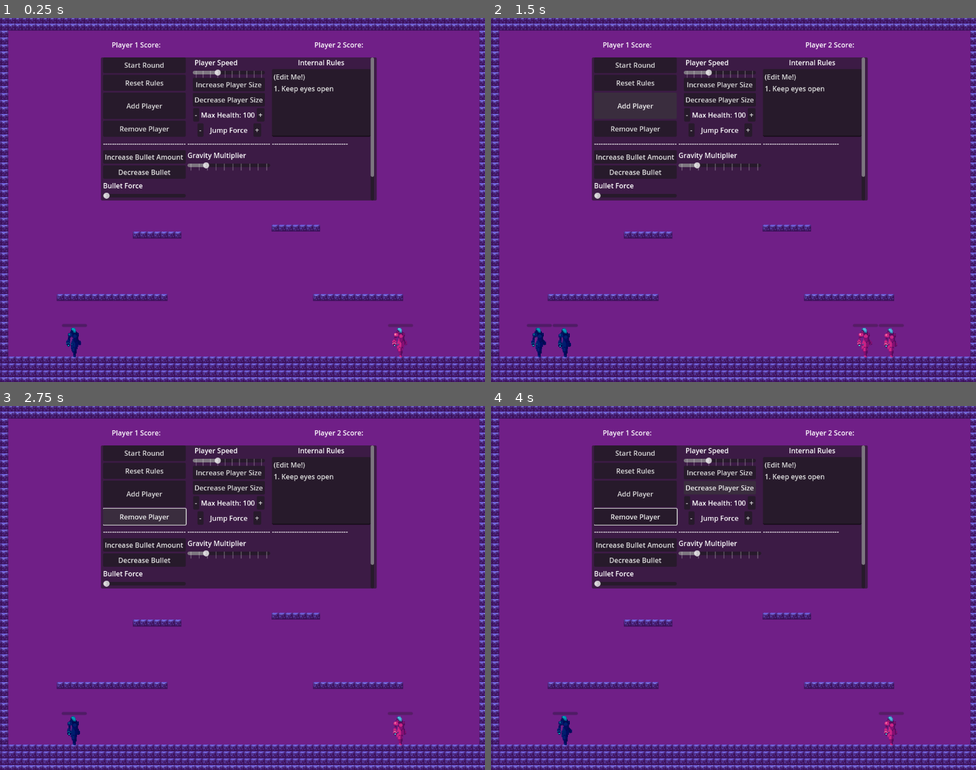
Above: before the commit, frames 1-4 (two rows, left to right).
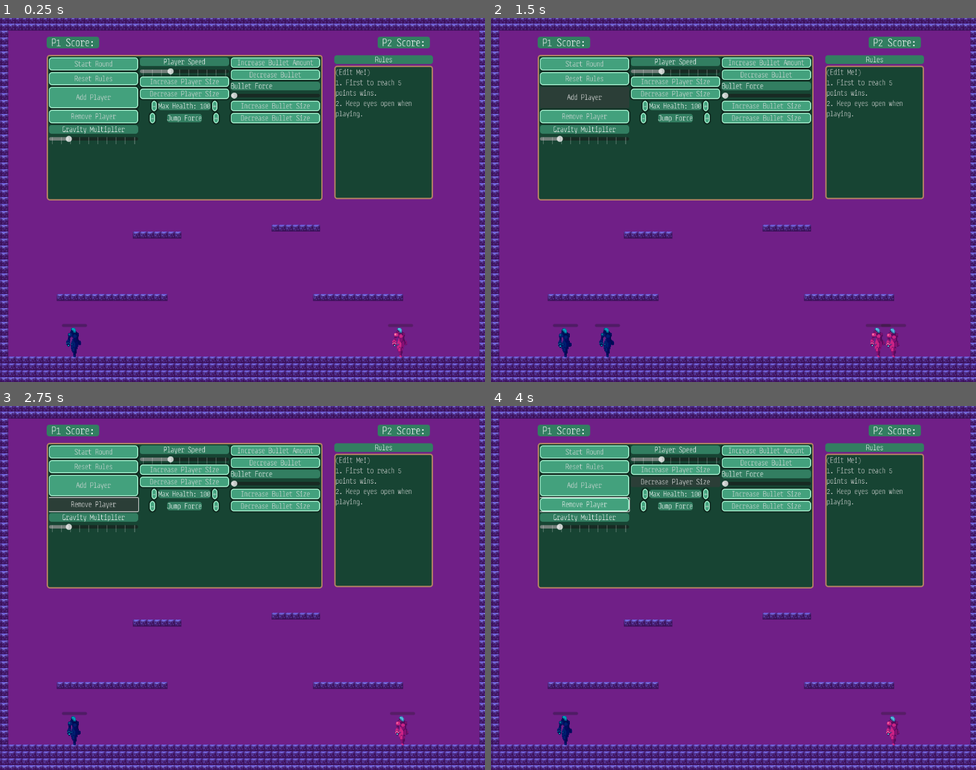
Above: after the commit, the same moments.

Repository: dorukbalci/Player-Discretion-is-Advised
Game: Godot game, scene res://Levels/01- Pre-drinks/MainScene.tscn
Two runs of this game, one before a commit and one after it. Both use one fixed random seed, a clock stepped at 60 frames per second and the inputs below. The project has no main scene, so this scene is started directly.
Inputs:
- Up to frame 1 (0.25 s): no input
- Up to frame 2 (1.5 s): click "Reset Rules" at 0.5 s; click "Add Player" at 1.25 s
- Up to frame 3 (2.75 s): click "Remove Player" at 2 s
- Up to frame 4 (4 s): click "Increase Player Size" at 2.75 s; click "Decrease Player Size" at 3.5 s

The runs differ from the first frame. In frame 1, 32% of the frame differs, in the area x 9-90%, y 5-51%; in frame 2, 33%, in the area x 7-90%, y 5-94%; in frame 3, 32%; in frame 4, 32%.

Commit message:
Implemented Round Progression and Scores and Basic UI Theming
Quite a lot on this one. I think the biggest one was the revelation that for some rules, translating them from a material rule to an internal rule opens up possibilities, and can help me avoid some extra work. I will be on the lookout for other applications of how I might translate rules.

Diff:
--- a/Components/Player/Player.gd
+++ b/Components/Player/Player.gd
@@ -24,6 +24,7 @@
 @export var jumpForce : int = 300
 @export var jump_hspeed := 1000
 
+var damageable = false
 @export var max_health:=100
 @export var min_health:=0
 var current_health = 100
@@ -31,7 +32,6 @@
 
 enum playerState {Idle, Run, Jump, Shoot}
 var current_state : playerState
-
 var character_sprite : Sprite2D
 
 func _ready() -> void:
@@ -136,9 +136,10 @@
 		print('Bullet Entered')
 
 func update_health(change : int):
-	current_health += change
-	healthbar.value = current_health
-	pass
+	if damageable:
+		current_health += change
+		healthbar.value = current_health
+
 
 func die(delta:float):
 	if current_health <= 0:
--- a/Levels/01- Pre-drinks/MainScene.tscn
+++ b/Levels/01- Pre-drinks/MainScene.tscn
@@ -1,9 +1,10 @@
-[gd_scene load_steps=6 format=3 uid="uid://bsss8r8s08osv"]
+[gd_scene load_steps=7 format=3 uid="uid://bsss8r8s08osv"]
 
 [ext_resource type="Script" path="res://Levels/01- Pre-drinks/RuleManager.gd" id="1_w7yjp"]
 [ext_resource type="PackedScene" uid="uid://buu2hemimtnb4" path="res://Components/Player/Player1.tscn" id="2_nb616"]
 [ext_resource type="PackedScene" uid="uid://drcjdrtvame80" path="res://Components/Player/Player2.tscn" id="3_vy1c8"]
 [ext_resource type="PackedScene" uid="uid://brb7q32ain8xn" path="res://Components/Tilemap/tile_map.tscn" id="4_jfbn1"]
+[ext_resource type="Theme" uid="uid://cvu8oy11tpw51" path="res://Utility/MainTheme.tres" id="4_nni5d"]
 
 [sub_resource type="Theme" id="Theme_0hh8x"]
 Button/fonts/font = null
@@ -16,57 +17,94 @@
 [node name="Canvas Layer" type="CanvasLayer" parent="."]
 
 [node name="Scores" type="HBoxContainer" parent="Canvas Layer"]
-offset_left = 258.0
+offset_left = 108.0
 offset_top = 33.0
-offset_right = 839.0
-offset_bottom = 90.0
+offset_right = 993.0
+offset_bottom = 81.0
+theme = ExtResource("4_nni5d")
 
 [node name="Player1" type="Label" parent="Canvas Layer/Scores"]
 layout_mode = 2
 size_flags_horizontal = 0
-text = "Player 1 Score:"
+theme_override_font_sizes/font_size = 22
+text = " P1 Score: "
 
 [node name="Player2" type="Label" parent="Canvas Layer/Scores"]
 layout_mode = 2
 size_flags_horizontal = 10
-text = "Player 2 Score:"
-
-[node name="Rule BG" type="PanelContainer" parent="Canvas Layer"]
-offset_left = 233.0
-offset_top = 91.0
-offset_right = 870.0
+theme_override_font_sizes/font_size = 22
+text = " P2 Score: "
+
+[node name="DeckParent" type="Control" parent="Canvas Layer"]
+layout_mode = 3
+anchors_preset = 0
+offset_right = 40.0
+offset_bottom = 40.0
+theme = ExtResource("4_nni5d")
+
+[node name="Rule BG" type="PanelContainer" parent="Canvas Layer/DeckParent"]
+layout_mode = 0
+offset_left = 108.0
+offset_top = 85.0
+offset_right = 745.0
 offset_bottom = 421.0
 mouse_filter = 1
 
-[node name="Rule Panel" type="ScrollContainer" parent="Canvas Layer"]
-offset_left = 238.0
+[node name="INTERNAL RULES" type="VBoxContainer" parent="Canvas Layer/DeckParent"]
+layout_mode = 0
+offset_left = 772.0
+offset_top = 86.0
+offset_right = 1000.0
+offset_bottom = 418.0
+size_flags_horizontal = 3
+size_flags_vertical = 3
+
+[node name="InternalRules" type="Label" parent="Canvas Layer/DeckParent/INTERNAL RULES"]
+layout_mode = 2
+text = "Rules"
+horizontal_alignment = 1
+
+[node name="InternalRulesEdit" type="TextEdit" parent="Canvas Layer/DeckParent/INTERNAL RULES"]
+layout_mode = 2
+size_flags_horizontal = 3
+size_flags_vertical = 3
+text = "(Edit Me!)
+1. First to reach 5 points wins.
+2. Keep eyes open when playing."
+wrap_mode = 1
+scroll_smooth = true
+
+[node name="Rule Panel" type="ScrollContainer" parent="Canvas Layer/DeckParent"]
+layout_mode = 0
+offset_left = 113.0
 offset_top = 91.0
-offset_right = 864.0
+offset_right = 739.0
 offset_bottom = 421.0
 
-[node name="GridContainer" type="GridContainer" parent="Canvas Layer/Rule Panel"]
+[node name="GridContainer" type="GridContainer" parent="Canvas Layer/DeckParent/Rule Panel"]
 layout_direction = 2
 layout_mode = 2
 size_flags_horizontal = 3
 size_flags_stretch_ratio = 2.31
 columns = 3
 
-[node name="VBoxContainer1" type="VBoxContainer" parent="Canvas Layer/Rule Panel/GridContainer"]
-layout_mode = 2
-
-[node name="Start" type="Button" parent="Canvas Layer/Rule Panel/GridContainer/VBoxContainer1"]
+[node name="VBoxContainer1" type="VBoxContainer" parent="Canvas Layer/DeckParent/Rule Panel/GridContainer"]
+layout_mode = 2
+size_flags_horizontal = 3
+
+[node name="StartRound" type="Button" parent="Canvas Layer/DeckParent/Rule Panel/GridContainer/VBoxContainer1"]
 layout_mode = 2
 size_flags_vertical = 3
 theme = SubResource("Theme_0hh8x")
 text = "Start Round"
 
-[node name="Reset Rules" type="Button" parent="Canvas Layer/Rule Panel/GridContainer/VBoxContainer1"]
+[node name="Reset Rules" type="Button" parent="Canvas Layer/DeckParent/Rule Panel/GridContainer/VBoxContainer1"]
 layout_mode = 2
 size_flags_vertical = 3
 text = "Reset Rules
 "
 
-[node name="Add Self" type="Button" parent="Canvas Layer/Rule Panel/GridContainer/VBoxContainer1"]
+[node name="Add Self" type="Button" parent="Canvas Layer/DeckParent/Rule Panel/GridContainer/VBoxContainer1"]
 layout_mode = 2
 size_flags_horizontal = 3
 size_flags_vertical = 3
@@ -74,23 +112,23 @@
 focus_mode = 0
 text = "Add Player"
 
-[node name="Remove Player" type="Button" parent="Canvas Layer/Rule Panel/GridContainer/VBoxContainer1"]
+[node name="Remove Player" type="Button" parent="Canvas Layer/DeckParent/Rule Panel/GridContainer/VBoxContainer1"]
 layout_mode = 2
 size_flags_vertical = 3
 text = "Remove Player"
 
-[node name="VBoxContainer2" type="VBoxContainer" parent="Canvas Layer/Rule Panel/GridContainer"]
-layout_mode = 2
-size_flags_horizontal = 4
-size_flags_vertical = 3
-
-[node name="Speed" type="Label" parent="Canvas Layer/Rule Panel/GridContainer/VBoxContainer2"]
-layout_mode = 2
-size_flags_horizontal = 0
-text = " Player Speed    "
+[node name="VBoxContainer2" type="VBoxContainer" parent="Canvas Layer/DeckParent/Rule Panel/GridContainer"]
+layout_mode = 2
+size_flags_horizontal = 3
+size_flags_vertical = 3
+
+[node name="Speed" type="Label" parent="Canvas Layer/DeckParent/Rule Panel/GridContainer/VBoxContainer2"]
+layout_mode = 2
+text = "  Player Speed  "
 horizontal_alignment = 1
-
-[node name="SpeedSlider" type="HSlider" parent="Canvas Layer/Rule Panel/GridContainer/VBoxContainer2"]
+vertical_alignment = 1
+
+[node name="SpeedSlider" type="HSlider" parent="Canvas Layer/DeckParent/Rule Panel/GridContainer/VBoxContainer2"]
 layout_mode = 2
 min_value = 5000.0
 max_value = 50000.0
@@ -98,7 +136,7 @@
 tick_count = 10
 ticks_on_borders = true
 
-[node name="Increase Size" type="Button" parent="Canvas Layer/Rule Panel/GridContainer/VBoxContainer2"]
+[node name="Increase Size" type="Button" parent="Canvas Layer/DeckParent/Rule Panel/GridContainer/VBoxContainer2"]
 layout_mode = 2
 size_flags_horizontal = 3
 size_flags_vertical = 3
@@ -106,7 +144,7 @@
 focus_mode = 0
 text = "Increase Player Size"
 
-[node name="Decrease Size" type="Button" parent="Canvas Layer/Rule Panel/GridContainer/VBoxContainer2"]
+[node name="Decrease Size" type="Button" parent="Canvas Layer/DeckParent/Rule Panel/GridContainer/VBoxContainer2"]
 layout_mode = 2
 size_flags_horizontal = 3
 size_flags_vertical = 3
@@ -114,114 +152,88 @@
 focus_mode = 0
 text = "Decrease Player Size"
 
-[node name="Health" type="HBoxContainer" parent="Canvas Layer/Rule Panel/GridContainer/VBoxContainer2"]
+[node name="Health" type="HBoxContainer" parent="Canvas Layer/DeckParent/Rule Panel/GridContainer/VBoxContainer2"]
 layout_mode = 2
 size_flags_horizontal = 4
 
-[node name="Button2" type="Button" parent="Canvas Layer/Rule Panel/GridContainer/VBoxContainer2/Health"]
+[node name="Button2" type="Button" parent="Canvas Layer/DeckParent/Rule Panel/GridContainer/VBoxContainer2/Health"]
 layout_mode = 2
 size_flags_horizontal = 6
 text = "-"
 
-[node name="Label" type="Label" parent="Canvas Layer/Rule Panel/GridContainer/VBoxContainer2/Health"]
+[node name="Label" type="Label" parent="Canvas Layer/DeckParent/Rule Panel/GridContainer/VBoxContainer2/Health"]
 layout_mode = 2
 size_flags_horizontal = 6
 text = "Max Health: 100"
 
-[node name="Button" type="Button" parent="Canvas Layer/Rule Panel/GridContainer/VBoxContainer2/Health"]
+[node name="Button" type="Button" parent="Canvas Layer/DeckParent/Rule Panel/GridContainer/VBoxContainer2/Health"]
 layout_mode = 2
 size_flags_horizontal = 6
 text = "+"
 
-[node name="Jump" type="HBoxContainer" parent="Canvas Layer/Rule Panel/GridContainer/VBoxContainer2"]
-layout_mode = 2
-
-[node name="DecreaseJumpForce" type="Button" parent="Canvas Layer/Rule Panel/GridContainer/VBoxContainer2/Jump"]
+[node name="Jump" type="HBoxContainer" parent="Canvas Layer/DeckParent/Rule Panel/GridContainer/VBoxContainer2"]
+layout_mode = 2
+
+[node name="DecreaseJumpForce" type="Button" parent="Canvas Layer/DeckParent/Rule Panel/GridContainer/VBoxContainer2/Jump"]
 layout_mode = 2
 size_flags_horizontal = 6
 text = "-"
 
-[node name="Label" type="Label" parent="Canvas Layer/Rule Panel/GridContainer/VBoxContainer2/Jump"]
+[node name="Label" type="Label" parent="Canvas Layer/DeckParent/Rule Panel/GridContainer/VBoxContainer2/Jump"]
 layout_mode = 2
 size_flags_horizontal = 6
 text = "Jump Force"
 
-[node name="IncreaseJumpForce2" type="Button" parent="Canvas Layer/Rule Panel/GridContainer/VBoxContainer2/Jump"]
+[node name="IncreaseJumpForce2" type="Button" parent="Canvas Layer/DeckParent/Rule Panel/GridContainer/VBoxContainer2/Jump"]
 layout_mode = 2
 size_flags_horizontal = 6
 text = "+"
 
-[node name="VBoxContainer3" type="VBoxContainer" parent="Canvas Layer/Rule Panel/GridContainer"]
-layout_mode = 2
-size_flags_horizontal = 3
-size_flags_vertical = 3
-
-[node name="InternalRules" type="Label" parent="Canvas Layer/Rule Panel/GridContainer/VBoxContainer3"]
-layout_mode = 2
-text = "Internal Rules"
-horizontal_alignment = 1
-
-[node name="InternalRulesEdit" type="TextEdit" parent="Canvas Layer/Rule Panel/GridContainer/VBoxContainer3"]
-layout_mode = 2
-size_flags_horizontal = 3
-size_flags_vertical = 3
-text = "(Edit Me!)
-1. Keep eyes open"
-scroll_smooth = true
-
-[node name="Label" type="Label" parent="Canvas Layer/Rule Panel/GridContainer"]
-layout_mode = 2
-text = "-------------------------------------"
-
-[node name="Label2" type="Label" parent="Canvas Layer/Rule Panel/GridContainer"]
-layout_mode = 2
-text = "-------------------------------------"
-
-[node name="Label3" type="Label" parent="Canvas Layer/Rule Panel/GridContainer"]
-layout_mode = 2
-text = "----------------------------------"
-
-[node name="VBoxContainer" type="VBoxContainer" parent="Canvas Layer/Rule Panel/GridContainer"]
-layout_mode = 2
-
-[node name="Increase Bullet" type="Button" parent="Canvas Layer/Rule Panel/GridContainer/VBoxContainer"]
+[node name="VBoxContainer" type="VBoxContainer" parent="Canvas Layer/DeckParent/Rule Panel/GridContainer"]
+layout_mode = 2
+size_flags_horizontal = 3
+
+[node name="Increase Bullet" type="Button" parent="Canvas Layer/DeckParent/Rule Panel/GridContainer/VBoxContainer"]
 layout_mode = 2
 text = "Increase Bullet Amount
 "
 
-[node name="DecreaseBullet" type="Button" parent="Canvas Layer/Rule Panel/GridContainer/VBoxContainer"]
+[node name="DecreaseBullet" type="Button" parent="Canvas Layer/DeckParent/Rule Panel/GridContainer/VBoxContainer"]
 layout_mode = 2
 text = "Decrease Bullet
 "
 
-[node name="Bullet Force" type="Label" parent="Canvas Layer/Rule Panel/GridContainer/VBoxContainer"]
+[node name="Bullet Force" type="Label" parent="Canvas Layer/DeckParent/Rule Panel/GridContainer/VBoxContainer"]
 layout_mode = 2
 text = "Bullet Force"
 
-[node name="BulletForceSlider" type="HSlider" parent="Canvas Layer/Rule Panel/GridContainer/VBoxContainer"]
+[node name="BulletForceSlider" type="HSlider" parent="Canvas Layer/DeckParent/Rule Panel/GridContainer/VBoxContainer"]
 layout_mode = 2
 min_value = 500.0
 max_value = 20000.0
 value = 500.0
 
-[node name="IncreaseBulletSize" type="Button" parent="Canvas Layer/Rule Panel/GridContainer/VBoxContainer"]
+[node name="IncreaseBulletSize" type="Button" parent="Canvas Layer/DeckParent/Rule Panel/GridContainer/VBoxContainer"]
 layout_mode = 2
 size_flags_vertical = 3
 text = "Increase Bullet Size"
 
-[node name="DecreaseBulletSize" type="Button" parent="Canvas Layer/Rule Panel/GridContainer/VBoxContainer"]
+[node name="DecreaseBulletSize" type="Button" parent="Canvas Layer/DeckParent/Rule Panel/GridContainer/VBoxContainer"]
 layout_mode = 2
 size_flags_vertical = 3
 text = "Decrease Bullet Size"
 
-[node name="VBoxContainer4" type="VBoxContainer" parent="Canvas Layer/Rule Panel/GridContainer"]
-layout_mode = 2
-
-[node name="Gravity Multiplier" type="Label" parent="Canvas Layer/Rule Panel/GridContainer/VBoxContainer4"]
+[node name="VBoxContainer4" type="VBoxContainer" parent="Canvas Layer/DeckParent/Rule Panel/GridContainer"]
+layout_mode = 2
+size_flags_horizontal = 3
+
+[node name="Gravity Multiplier" type="Label" parent="Canvas Layer/DeckParent/Rule Panel/GridContainer/VBoxContainer4"]
 layout_mode = 2
 text = "Gravity Multiplier"
-
-[node name="Gravity Slider" type="HSlider" parent="Canvas Layer/Rule Panel/GridContainer/VBoxContainer4"]
+horizontal_alignment = 1
+vertical_alignment = 1
+
+[node name="Gravity Slider" type="HSlider" parent="Canvas Layer/DeckParent/Rule Panel/GridContainer/VBoxContainer4"]
 layout_mode = 2
 max_value = 5000.0
 value = 1000.0
@@ -252,21 +264,24 @@
 [node name="Player2" parent="Players" instance=ExtResource("3_vy1c8")]
 position = Vector2(925, 756)
 
-[node name="Timer" type="Timer" parent="."]
-wait_time = 2.0
-autostart = true
-
-[connection signal="pressed" from="Canvas Layer/Rule Panel/GridContainer/VBoxContainer1/Start" to="." method="_on_start_pressed"]
-[connection signal="pressed" from="Canvas Layer/Rule Panel/GridContainer/VBoxContainer1/Reset Rules" to="." method="_on_reset_rules_pressed"]
-[connection signal="pressed" from="Canvas Layer/Rule Panel/GridContainer/VBoxContainer1/Add Self" to="." method="_on_add_self_pressed"]
-[connection signal="pressed" from="Canvas Layer/Rule Panel/GridContainer/VBoxContainer1/Remove Player" to="." method="_on_remove_player_pressed"]
-[connection signal="value_changed" from="Canvas Layer/Rule Panel/GridContainer/VBoxContainer2/SpeedSlider" to="." method="_on_h_slider_value_changed"]
-[connection signal="pressed" from="Canvas Layer/Rule Panel/GridContainer/VBoxContainer2/Increase Size" to="." method="_on_increase_size_pressed"]
-[connection signal="pressed" from="Canvas Layer/Rule Panel/GridContainer/VBoxContainer2/Decrease Size" to="." method="_on_decrease_size_pressed"]
-[connection signal="pressed" from="Canvas Layer/Rule Panel/GridContainer/VBoxContainer2/Jump/DecreaseJumpForce" to="." method="_on_decrease_jump_force_pressed"]
-[connection signal="pressed" from="Canvas Layer/Rule Panel/GridContainer/VBoxContainer2/Jump/IncreaseJumpForce2" to="." method="_on_increase_jump_force_2_pressed"]
-[connection signal="value_changed" from="Canvas Layer/Rule Panel/GridContainer/VBoxContainer/BulletForceSlider" to="." method="_on_bullet_force_slider_value_changed"]
-[connection signal="pressed" from="Canvas Layer/Rule Panel/GridContainer/VBoxContainer/IncreaseBulletSize" to="." method="_on_increase_bullet_size_pressed"]
-[connection signal="pressed" from="Canvas Layer/Rule Panel/GridContainer/VBoxContainer/DecreaseBulletSize" to="." method="_on_decrease_bullet_size_pressed"]
-[connection signal="value_changed" from="Canvas Layer/Rule Panel/GridContainer/VBoxContainer4/Gravity Slider" to="." method="_on_gravity_slider_value_changed"]
-[connection signal="timeout" from="Timer" to="." method="_on_timer_timeout"]
+[node name="SpawnPoints" type="Node2D" parent="."]
+
+[node name="P1spawn" type="Marker2D" parent="SpawnPoints"]
+position = Vector2(269, 768)
+
+[node name="P2spawn" type="Marker2D" parent="SpawnPoints"]
+position = Vector2(899, 768)
+
+[connection signal="pressed" from="Canvas Layer/DeckParent/Rule Panel/GridContainer/VBoxContainer1/StartRound" to="." method="_on_start_round_pressed"]
+[connection signal="pressed" from="Canvas Layer/DeckParent/Rule Panel/GridContainer/VBoxContainer1/Reset Rules" to="." method="_on_reset_rules_pressed"]
+[connection signal="pressed" from="Canvas Layer/DeckParent/Rule Panel/GridContainer/VBoxContainer1/Add Self" to="." method="_on_add_self_pressed"]
+[connection signal="pressed" from="Canvas Layer/DeckParent/Rule Panel/GridContainer/VBoxContainer1/Remove Player" to="." method="_on_remove_player_pressed"]
+[connection signal="value_changed" from="Canvas Layer/DeckParent/Rule Panel/GridContainer/VBoxContainer2/SpeedSlider" to="." method="_on_h_slider_value_changed"]
+[connection signal="pressed" from="Canvas Layer/DeckParent/Rule Panel/GridContainer/VBoxContainer2/Increase Size" to="." method="_on_increase_size_pressed"]
+[connection signal="pressed" from="Canvas Layer/DeckParent/Rule Panel/GridContainer/VBoxContainer2/Decrease Size" to="." method="_on_decrease_size_pressed"]
+[connection signal="pressed" from="Canvas Layer/DeckParent/Rule Panel/GridContainer/VBoxContainer2/Jump/DecreaseJumpForce" to="." method="_on_decrease_jump_force_pressed"]
+[connection signal="pressed" from="Canvas Layer/DeckParent/Rule Panel/GridContainer/VBoxContainer2/Jump/IncreaseJumpForce2" to="." method="_on_increase_jump_force_2_pressed"]
+[connection signal="value_changed" from="Canvas Layer/DeckParent/Rule Panel/GridContainer/VBoxContainer/BulletForceSlider" to="." method="_on_bullet_force_slider_value_changed"]
+[connection signal="pressed" from="Canvas Layer/DeckParent/Rule Panel/GridContainer/VBoxContainer/IncreaseBulletSize" to="." method="_on_increase_bullet_size_pressed"]
+[connection signal="pressed" from="Canvas Layer/DeckParent/Rule Panel/GridContainer/VBoxContainer/DecreaseBulletSize" to="." method="_on_decrease_bullet_size_pressed"]
+[connection signal="value_changed" from="Canvas Layer/DeckParent/Rule Panel/GridContainer/VBoxContainer4/Gravity Slider" to="." method="_on_gravity_slider_value_changed"]
--- a/Levels/01- Pre-drinks/RuleManager.gd
+++ b/Levels/01- Pre-drinks/RuleManager.gd
@@ -10,12 +10,41 @@
 var paused = false
 func _ready() -> void:
 	process_mode = ProcessMode.PROCESS_MODE_ALWAYS
-
+	var players = get_tree().get_nodes_in_group('Player')
+	for player in players:
+		player.damageable = false
 
 func _process(delta: float) -> void:
 	toggle_pause(delta)
+	end_round(delta)
 
+#START ROUND
+func _on_start_round_pressed() -> void:
+	paused = false
+	$"Canvas Layer/DeckParent".visible = false
+	var players = get_tree().get_nodes_in_group('Player')
+	for player in players:
+		player.damageable = true
 
+func end_round(delta:float):
+	#Check the Amount of players
+	var p1_amount = get_tree().get_node_count_in_group('Player1')
+	var p2_amount = get_tree().get_node_count_in_group('Player2')
+	if p1_amount == 0:
+		GameState.p2score += 1
+		$"Canvas Layer/Scores/Player2".text = ' P2 Score: ' + str(GameState.p2score)
+	if p2_amount == 0:
+		GameState.p1score += 1
+		$"Canvas Layer/Scores/Player1".text = ' P1 Score: ' + str(GameState.p1score)
+	#Remove All Players
+	if p1_amount == 0 or p2_amount == 0:
+		var players = get_tree().get_nodes_in_group('Player')
+		for player in players:
+			player.queue_free()
+		_on_add_self_pressed()
+		$"Canvas Layer/DeckParent".visible = true
+		for player in players:
+			player.damageable = false
 
 #PAUSE GAME
 func toggle_pause(delta : float):
@@ -31,11 +60,11 @@
 #ADD PLAYER
 func _on_add_self_pressed() -> void:
 	var newPlayer1 = player1Prefab.instantiate()
-	newPlayer1.position = ogPlayer1.position
+	newPlayer1.position = $SpawnPoints/P1spawn.position
 	add_child(newPlayer1)
 
 	var newPlayer2 = player2Prefab.instantiate()
-	newPlayer2.position = ogPlayer2.position
+	newPlayer2.position = $SpawnPoints/P2spawn.position
 	add_child(newPlayer2)
 
 #INCREASE SIZE
@@ -64,10 +93,6 @@
 	if len(player1s) >1:
 		player1s[-1].queue_free()
 		player2s[-1].queue_free()
-
-#START GAME
-func _on_start_pressed() -> void:
-	pass
 
 #RESET RULES
 func _on_reset_rules_pressed() -> void:
--- /dev/null
+++ b/Utility/MainTheme.tres
@@ -0,0 +1,58 @@
+[gd_resource type="Theme" load_steps=6 format=3 uid="uid://cvu8oy11tpw51"]
+
+[ext_resource type="FontFile" uid="uid://d2ydt5ckmu36h" path="res://Utility/Fonts/Steps-Mono-Thin.otf" id="1_of5r5"]
+
+[sub_resource type="StyleBoxFlat" id="StyleBoxFlat_bp5xa"]
+bg_color = Color(0.262745, 0.631373, 0.490196, 1)
+border_width_left = 2
+border_width_top = 2
+border_width_right = 2
+border_width_bottom = 2
+border_color = Color(0.657528, 0.964633, 0.82905, 1)
+corner_radius_top_left = 6
+corner_radius_top_right = 6
+corner_radius_bottom_right = 6
+corner_radius_bottom_left = 6
+shadow_size = 4
+
+[sub_resource type="StyleBoxFlat" id="StyleBoxFlat_qnhj3"]
+bg_color = Color(0.195756, 0.495636, 0.381396, 1)
+border_color = Color(0.657528, 0.964633, 0.82905, 1)
+border_blend = true
+corner_radius_top_left = 6
+corner_radius_top_right = 6
+corner_radius_bottom_right = 6
+corner_radius_bottom_left = 6
+
+[sub_resource type="StyleBoxFlat" id="StyleBoxFlat_7q4i7"]
+bg_color = Color(0.0897017, 0.266207, 0.1992, 1)
+border_width_left = 3
+border_width_top = 3
+border_width_right = 3
+border_width_bottom = 3
+border_color = Color(0.712534, 0.519359, 0.388102, 1)
+corner_radius_top_left = 6
+corner_radius_top_right = 6
+corner_radius_bottom_right = 6
+corner_radius_bottom_left = 6
+
+[sub_resource type="StyleBoxFlat" id="StyleBoxFlat_jp066"]
+bg_color = Color(0.0897017, 0.266207, 0.1992, 1)
+border_width_left = 3
+border_width_top = 3
+border_width_right = 3
+border_width_bottom = 3
+border_color = Color(0.712534, 0.519359, 0.388102, 1)
+corner_radius_top_left = 6
+corner_radius_top_right = 6
+corner_radius_bottom_right = 6
+corner_radius_bottom_left = 6
+
+[resource]
+Button/fonts/font = ExtResource("1_of5r5")
+Button/styles/normal = SubResource("StyleBoxFlat_bp5xa")
+Label/fonts/font = ExtResource("1_of5r5")
+Label/styles/normal = SubResource("StyleBoxFlat_qnhj3")
+PanelContainer/styles/panel = SubResource("StyleBoxFlat_7q4i7")
+TextEdit/fonts/font = ExtResource("1_of5r5")
+TextEdit/styles/normal = SubResource("StyleBoxFlat_jp066")
Binary file removed: Utility/Fonts/Gowun_Batang,Jacquarda_Bastarda_9/Gowun_Batang/GowunBatang-Bold.ttf
Not shown, removed: Utility/Fonts/Gowun_Batang,Jacquarda_Bastarda_9/Gowun_Batang/GowunBatang-Bold.ttf.import
Not shown, removed: Utility/Fonts/Gowun_Batang,Jacquarda_Bastarda_9/Gowun_Batang/GowunBatang-Regular.ttf.import
Not shown, removed: Utility/Fonts/Gowun_Batang,Jacquarda_Bastarda_9/Gowun_Batang/OFL.txt
Binary file removed: Utility/Fonts/Gowun_Batang,Jacquarda_Bastarda_9/Jacquarda_Bastarda_9/JacquardaBastarda9-Regular.ttf
Not shown, removed: Utility/Fonts/Gowun_Batang,Jacquarda_Bastarda_9/Jacquarda_Bastarda_9/JacquardaBastarda9-Regular.ttf.import
Not shown, removed: Utility/Fonts/Gowun_Batang,Jacquarda_Bastarda_9/Jacquarda_Bastarda_9/OFL.txt
Binary file removed: Utility/Fonts/Jacquarda_Bastarda_9/JacquardaBastarda9-Regular.ttf
Not shown, removed: Utility/Fonts/Jacquarda_Bastarda_9/OFL.txt
Binary file added: Utility/Fonts/Steps-Mono-Thin.otf
Not shown, changed: Utility/Fonts/Steps-Mono-Thin.otf.import
Not shown, removed: Utility/Fonts/Gowun_Batang,Jacquarda_Bastarda_9/Gowun_Batang/GowunBatang-Regular.ttf
(and 1 more such lines)
